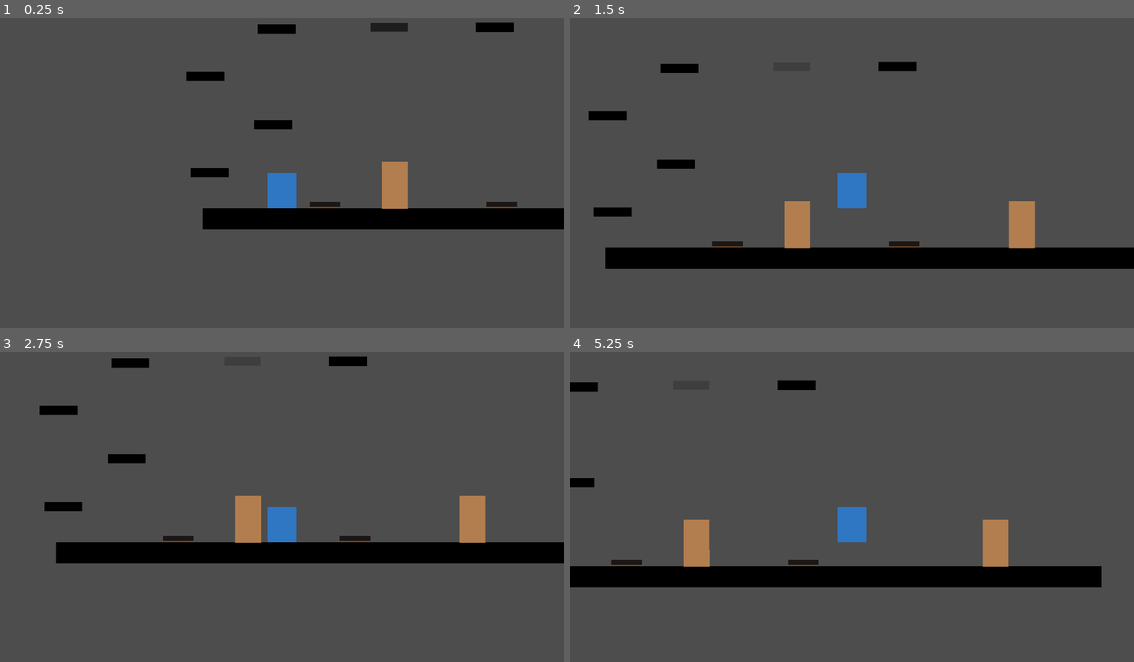
Above: before the commit, frames 1-4 (two rows, left to right).
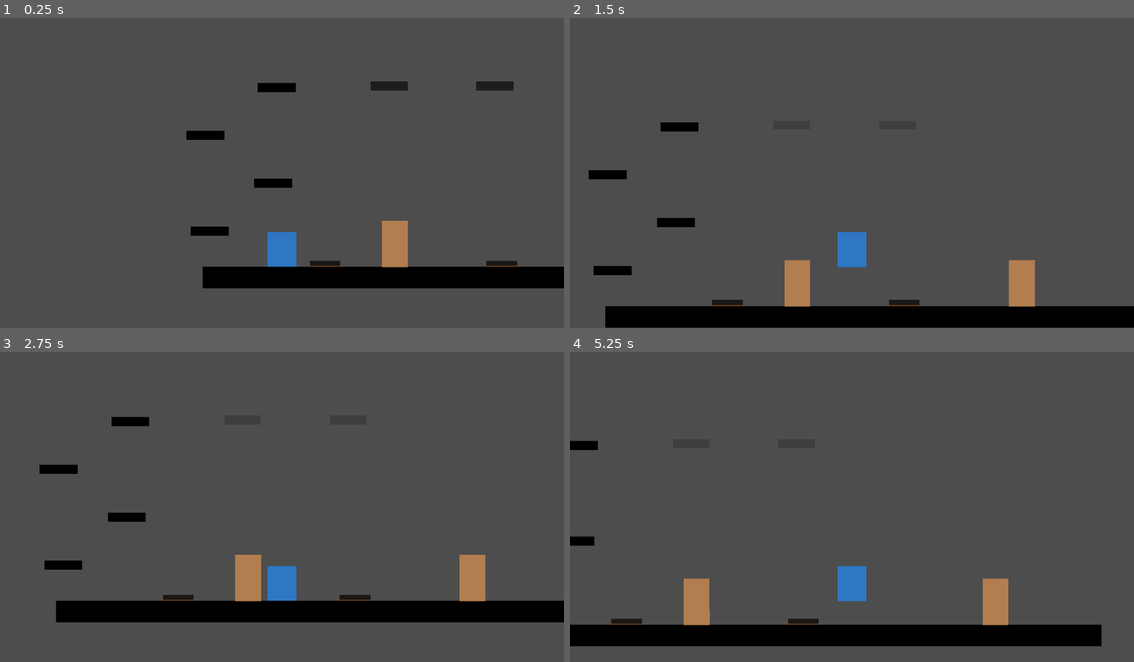
Above: after the commit, the same moments.

Repository: kaena-orb/mechanic_puzzle
Game: Godot game, scene res://test_level.tscn
The game is run twice, just before and just after one commit, with the same random seed, the same clock (stepped at 60 frames per second) and the same inputs.
Inputs:
- Up to frame 1 (0.25 s): no input
- Up to frame 2 (1.5 s): tap Enter (ui_accept) at 0.5, 0.77 s; hold Right (ui_right) from 0.53 s (still down); tap K (grab) at 0.6, 1.35 s
- Up to frame 3 (2.75 s): tap Enter (ui_accept) at 1.52 s; release Right (ui_right) at 2.03 s; hold Left (ui_left) from 2.03 s (still down); tap K (grab) at 2.1 s
- Up to frame 4 (5.25 s): release Left (ui_left) at 2.78 s; hold Right (ui_right) 2.78-4.28 s; tap K (grab) every 0.75 s from 2.85 to 5.1 s; tap Enter (ui_accept) at 3.02, 3.77, 4.52 s; hold Left (ui_left) 4.28-5.03 s; hold Right (ui_right) from 5.03 s (still down)

The runs differ from the first frame. In frame 1, 14% of the frame differs, in the area x 33-100%, y 1-88%; in frame 2, 19%, in the area x 3-100%, y 14-100%; in frame 3, 18%; in frame 4, 18%.

Commit message:
Add secondary test platform

Diff:
--- a/character_body_2d.tscn
+++ b/character_body_2d.tscn
@@ -30,6 +30,7 @@
 shape = SubResource("RectangleShape2D_44cfe")
 
 [node name="Camera2D" type="Camera2D" parent="."]
+offset = Vector2(0, -100)
 zoom = Vector2(2, 2)
 
 [node name="PinJoint2D" type="PinJoint2D" parent="."]
--- a/test_level.tscn
+++ b/test_level.tscn
@@ -48,9 +48,11 @@
 hiddable = true
 togglers = [NodePath("../../Togglers/Toggle"), NodePath("../../Togglers/Toggle2")]
 
-[node name="FixedPlatform6" parent="Platforms" instance=ExtResource("2_4ptq8")]
+[node name="FixedPlatform6" parent="Platforms" node_paths=PackedStringArray("togglers") instance=ExtResource("2_4ptq8")]
 position = Vector2(465, -317)
 scale = Vector2(0.0636941, 0.431832)
+hiddable = true
+togglers = [NodePath("../../Togglers/Toggle")]
 
 [node name="FixedPlatform2" parent="Platforms" instance=ExtResource("2_4ptq8")]
 position = Vector2(88, -151)
